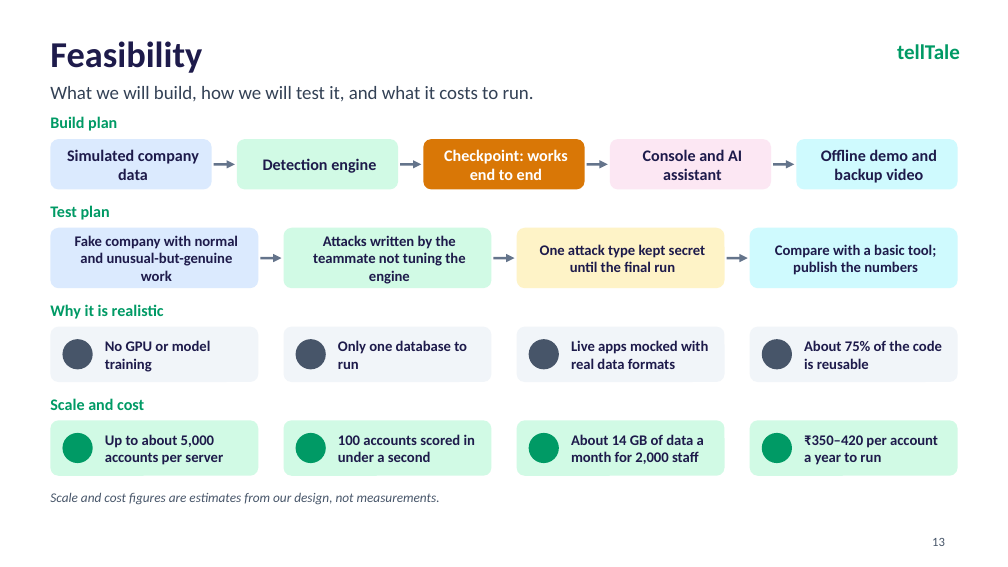
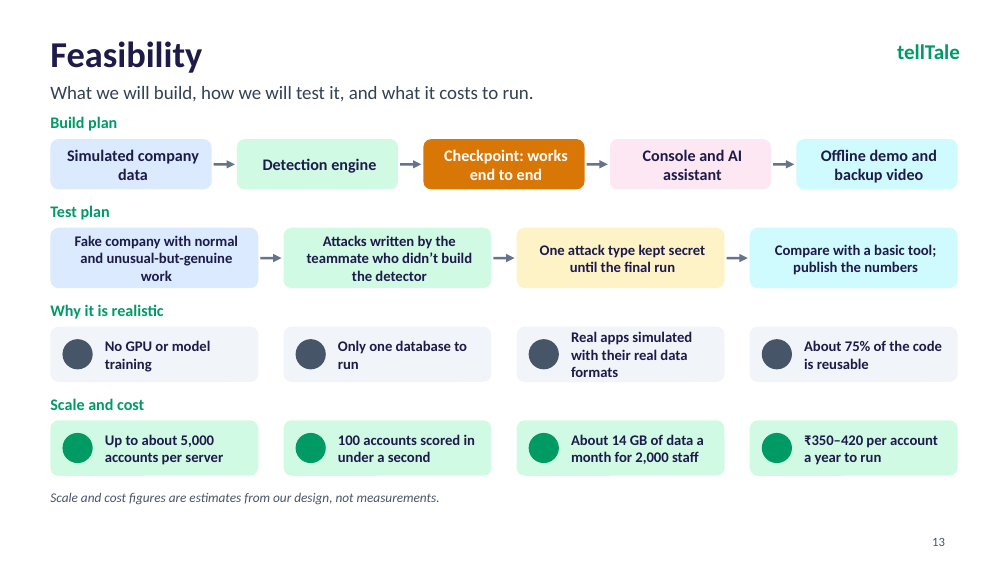
Before and after one commit to aaravgupta0202/telltale, a slide deck: slide 13 of tellTale_CyberForge_Deck.pptx. Drawn at 1008x567 pixels with LibreOffice and Linux fonts; fonts in the diff are those of the drawing; background and template pictures are left out. Boxes give left, top, right and bottom in pixels: in the first picture for what was removed or moved away, otherwise in the second. Text is boxed around its words. In the diff, an @@ line names an element or a change of style, - is before the commit and + after.

```diff
--- a/tellTale_CyberForge_Deck.pptx
+++ b/tellTale_CyberForge_Deck.pptx
@@ text at <box>307,235,472,281</box>: text changed @@
-Attacks written by the teammate not tuning the engine
+Attacks written by the teammate who didn’t build the detector
@@ text at <box>571,331,692,377</box>: text changed @@
-Live apps mocked with real data formats
+Real apps simulated with their real data formats
```
Also in this commit, not shown: 15 other slides changed, 1 slide removed.
